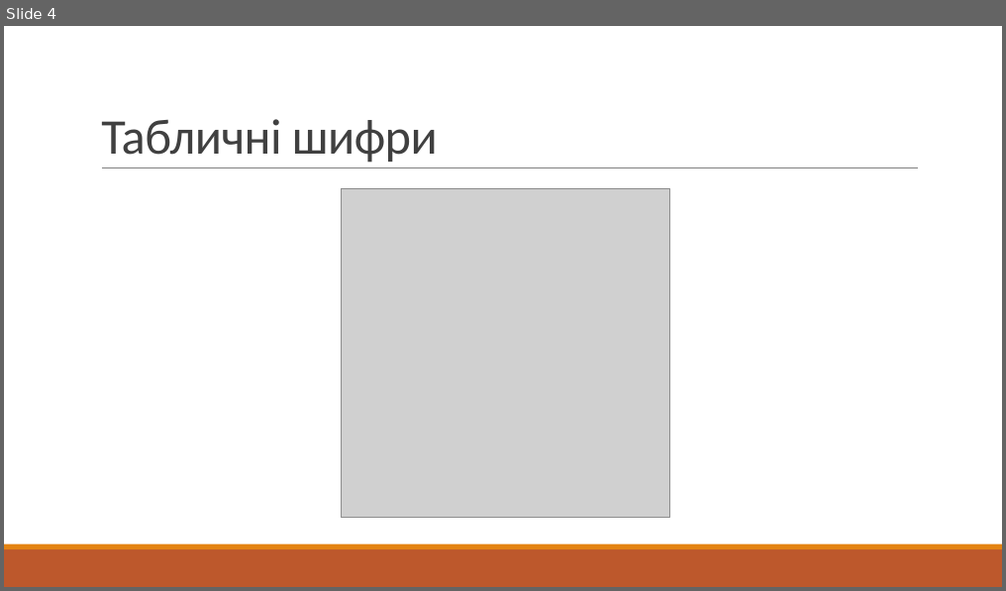
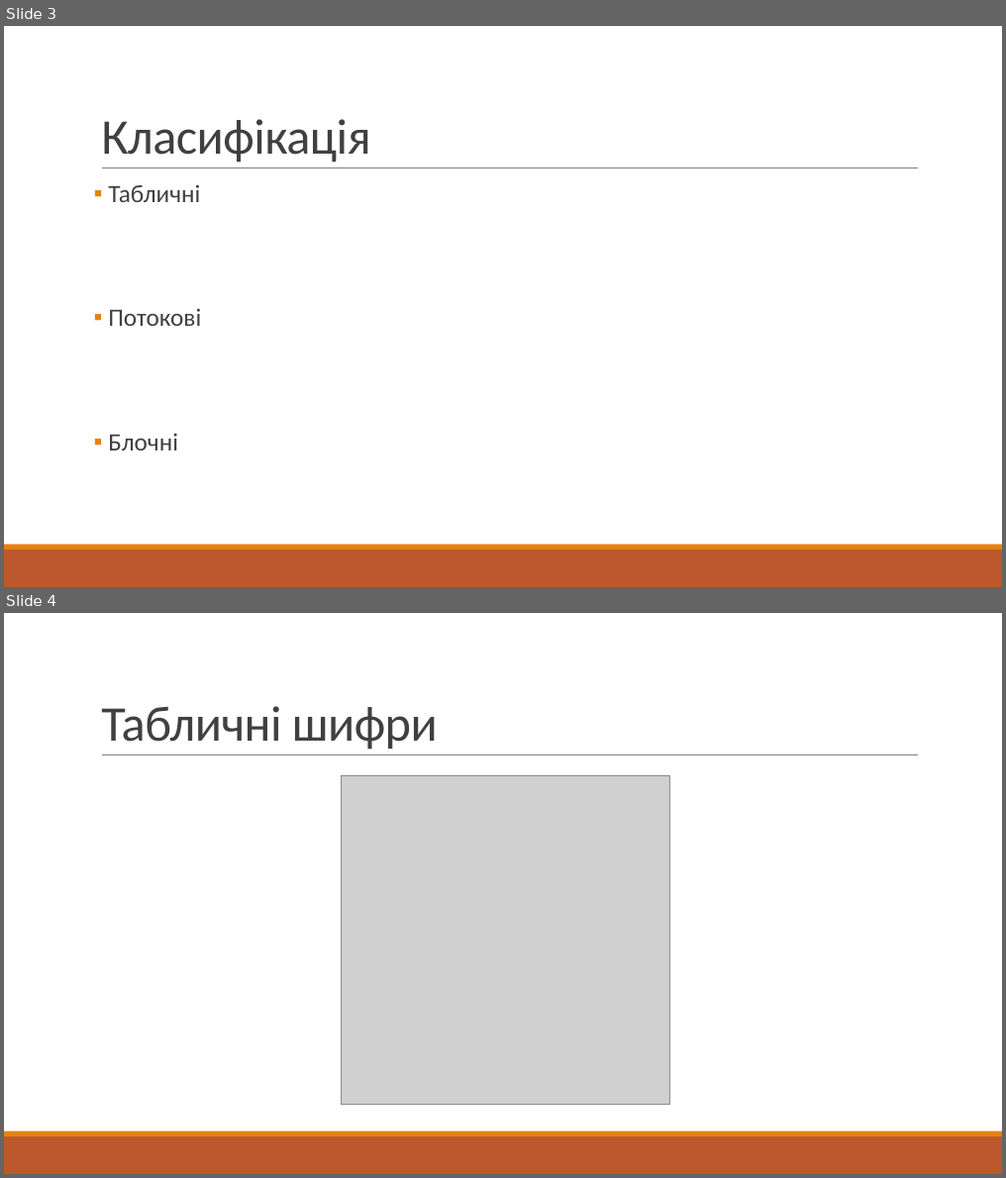
Before and after one commit to yarikpo/MAN-2019-2020-chat, a slide deck: prez/prez.pptx. Shown one above the other, each under a label of ours: slide 4 before the commit, slides 3 and 4 after it. The pictures are 1006x591 and 1006x1178 pixels, drawn with LibreOffice and Linux fonts; fonts in the diff are those of the drawing; grey boxes stand for pictures. Boxes give left, top, right and bottom in pixels: in the first picture for what was removed or moved away, otherwise in the second. Text is boxed around its words. In the diff, an @@ line names an element or a change of style, - is before the commit and + after.

```diff
--- a/prez/prez.pptx
+++ b/prez/prez.pptx
@@ slide 3 added at <box>4,26,1002,587</box>, background #FFFFFF; not listed: 3 template elements that a slide beside it also shows @@
@@ title added at <box>101,119,370,163</box>, 48 pt, text #404040 @@
+Класифікація
@@ text added at <box>108,184,201,451</box>, 24 pt, text #404040 @@
+▪ Табличні
+▪ Потокові
+▪ Блочні
```
Also in this commit, not shown: 4 slides changed, 8 other slides added, 2 slides removed, 5 other files.
